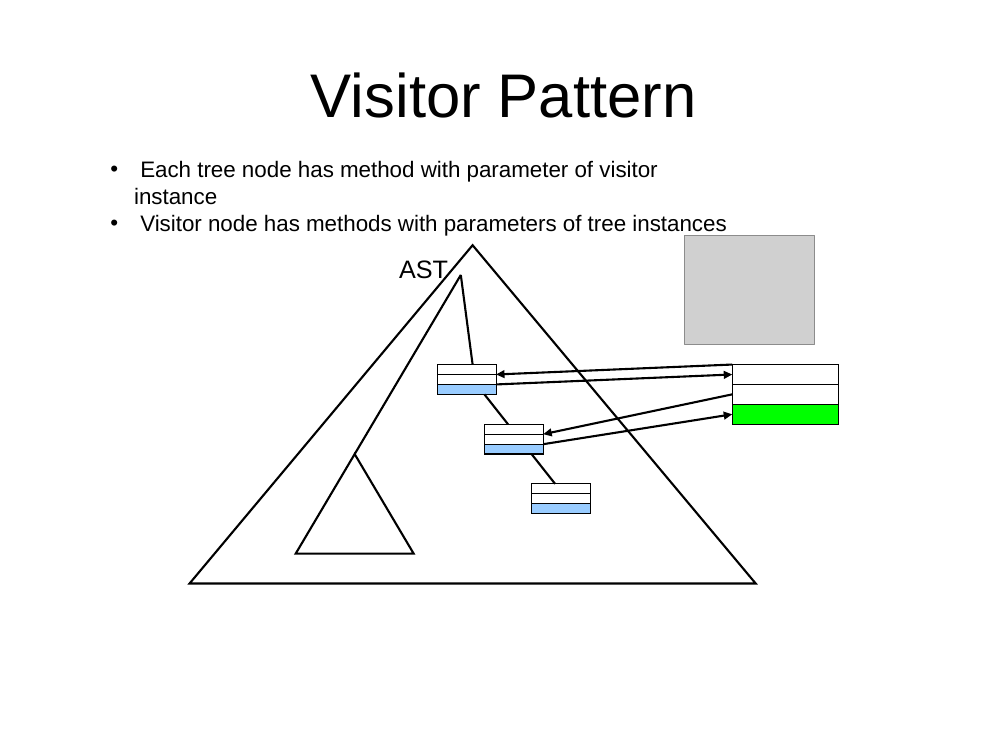
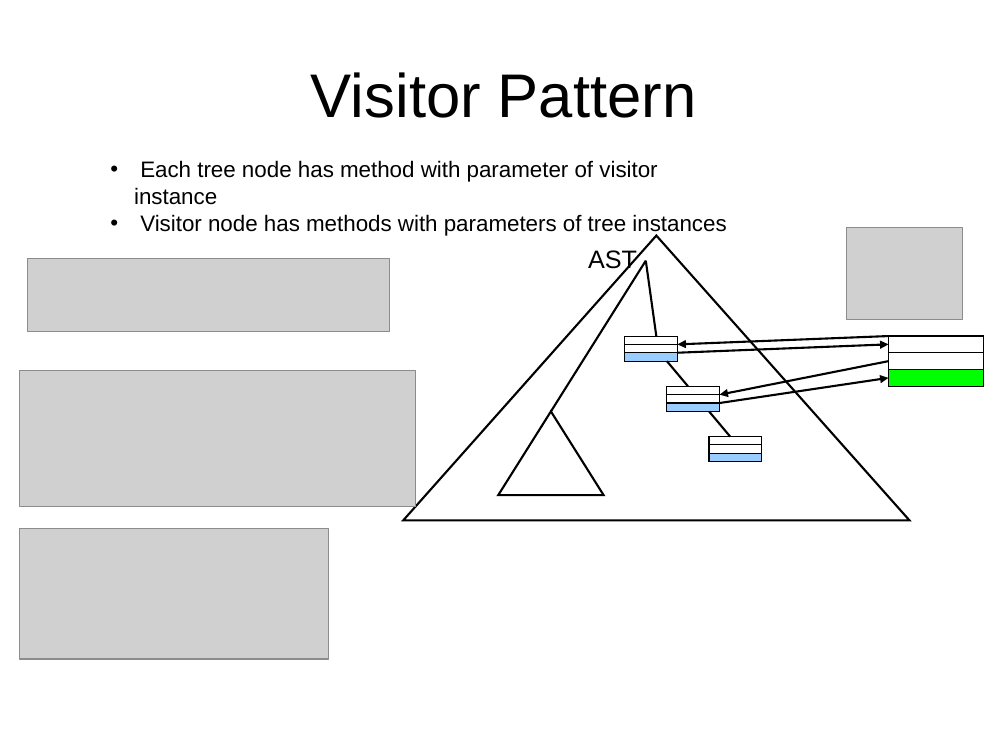
Before and after one commit to isurup/kalle-martin-group, a slide deck: slide 4 of SSE2/slides/2 Translation.ppt. Drawn at 1008x756 pixels with LibreOffice and Linux fonts; fonts in the diff are those of the drawing; grey boxes stand for pictures. Boxes give left, top, right and bottom in pixels: in the first picture for what was removed or moved away, otherwise in the second. Text is boxed around its words. In the diff, an @@ line names an element or a change of style, - is before the commit and + after.

```diff
--- a/SSE2/slides/2 Translation.ppt
+++ b/SSE2/slides/2 Translation.ppt
@@ flow chart extract: place and size @@
-flow chart extract at box(190, 245, 756, 584)
+flow chart extract at box(403, 236, 909, 520)
@@ text "AST": place and size @@
-text "AST" at box(399, 260, 448, 283)
+text "AST" at box(588, 250, 637, 273)
@@ picture: place and size @@
-picture at box(684, 235, 814, 345)
+picture at box(847, 227, 963, 319)
@@ picture added at box(27, 259, 389, 332) @@
@@ line moved from (355, 454) - (461, 275) to (551, 411) - (646, 261) @@
@@ line moved from (461, 275) - (473, 365) to (646, 261) - (656, 336) @@
@@ rectangle: place and size @@
-rectangle at box(437, 365, 497, 375)
+rectangle at box(625, 336, 677, 344)
@@ rectangle: place and size @@
-rectangle at box(437, 374, 497, 384)
+rectangle at box(625, 345, 677, 353)
@@ rectangle: place and size @@
-rectangle at box(437, 384, 497, 394)
+rectangle at box(625, 353, 677, 361)
@@ arrow moved from (732, 365) - (496, 374) to (888, 336) - (677, 345) @@
@@ arrow moved from (496, 384) - (732, 375) to (677, 353) - (888, 345) @@
@@ rectangle: place and size @@
-rectangle at box(732, 365, 838, 385)
+rectangle at box(888, 336, 983, 353)
@@ rectangle: place and size @@
-rectangle at box(732, 384, 838, 404)
+rectangle at box(888, 353, 983, 370)
@@ picture added at box(20, 370, 416, 506) @@
@@ line moved from (485, 394) - (508, 424) to (667, 361) - (688, 386) @@
@@ rectangle: place and size @@
-rectangle at box(485, 424, 544, 434)
+rectangle at box(667, 386, 720, 394)
@@ arrow moved from (732, 394) - (543, 434) to (888, 361) - (720, 395) @@
@@ arrow moved from (543, 445) - (732, 414) to (720, 403) - (888, 378) @@
@@ rectangle: place and size @@
-rectangle at box(732, 404, 838, 424)
+rectangle at box(888, 370, 983, 387)
@@ flow chart extract: place and size @@
-flow chart extract at box(295, 454, 413, 553)
+flow chart extract at box(498, 411, 604, 495)
@@ rectangle: place and size @@
-rectangle at box(485, 434, 544, 445)
+rectangle at box(667, 395, 720, 403)
@@ rectangle: place and size @@
-rectangle at box(485, 445, 544, 455)
+rectangle at box(667, 403, 720, 411)
@@ line moved from (531, 454) - (555, 484) to (709, 411) - (730, 436) @@
@@ rectangle: place and size @@
-rectangle at box(531, 484, 591, 494)
+rectangle at box(709, 436, 761, 445)
@@ rectangle: place and size @@
-rectangle at box(531, 494, 591, 504)
+rectangle at box(709, 445, 761, 453)
@@ rectangle: place and size @@
-rectangle at box(531, 504, 591, 514)
+rectangle at box(709, 454, 761, 462)
@@ picture added at box(20, 529, 329, 659) @@
```
